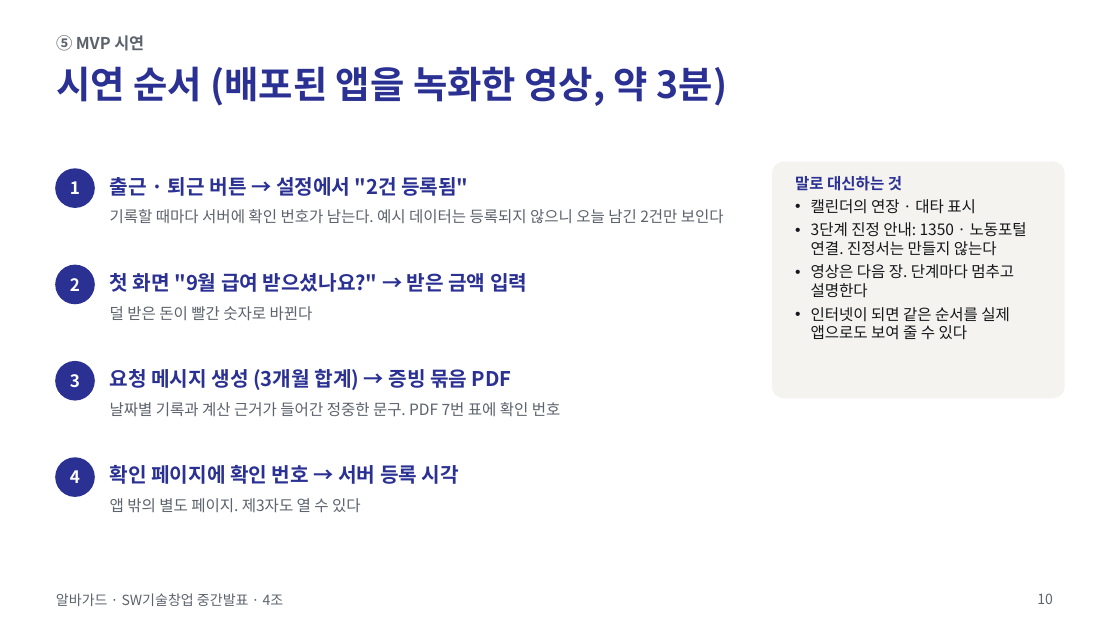
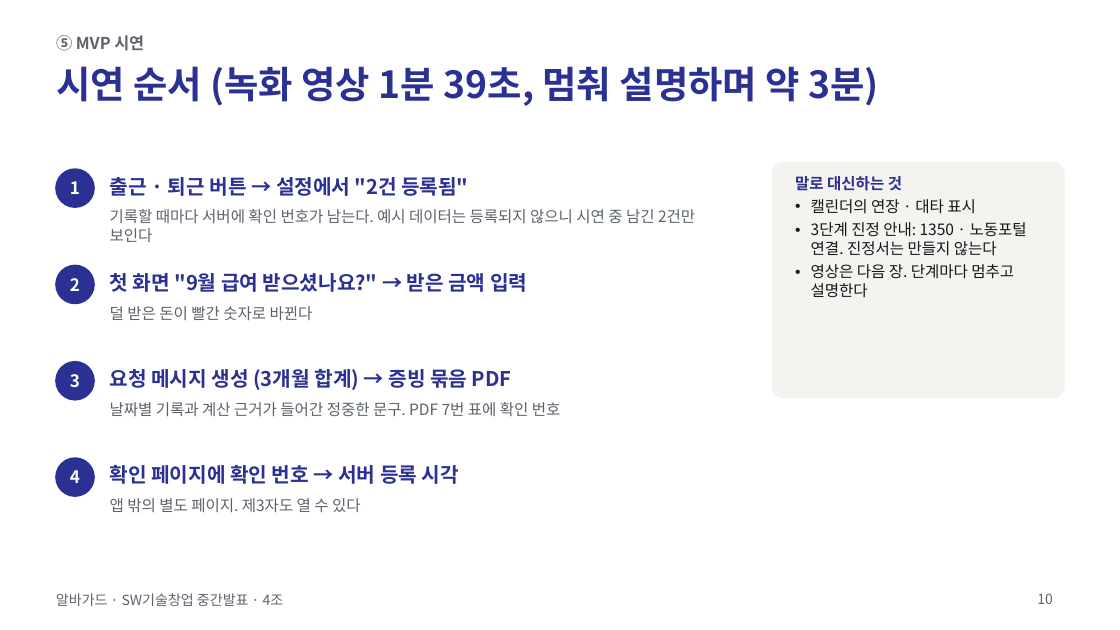
Before and after one commit to jihooni217/albaguard, a slide deck: slide 10 of docs/06_중간발표_PPT.pptx. Drawn at 1120x630 pixels with LibreOffice and Linux fonts; fonts in the diff are those of the drawing. Boxes give left, top, right and bottom in pixels: in the first picture for what was removed or moved away, otherwise in the second. Text is boxed around its words. In the diff, an @@ line names an element or a change of style, - is before the commit and + after.

```diff
--- a/docs/06_중간발표_PPT.pptx
+++ b/docs/06_중간발표_PPT.pptx
@@ title at <box>56,66,879,106</box>: text changed @@
-시연 순서 (배포된 앱을 녹화한 영상, 약 3분)
+시연 순서 (녹화 영상 1분 39초, 멈춰 설명하며 약 3분)
@@ text at <box>110,209,695,242</box>: text changed @@
-기록할 때마다 서버에 확인 번호가 남는다. 예시 데이터는 등록되지 않으니 오늘 남긴 2건만 보인다
+기록할 때마다 서버에 확인 번호가 남는다. 예시 데이터는 등록되지 않으니 시연 중 남긴 2건만 보인다
@@ text at <box>811,307,1010,340</box>: paragraph removed @@
-• 인터넷이 되면 같은 순서를 실제 앱으로도 보여 줄 수 있다
```
Also in this commit, not shown: 11 other slides changed, 6 other files.
